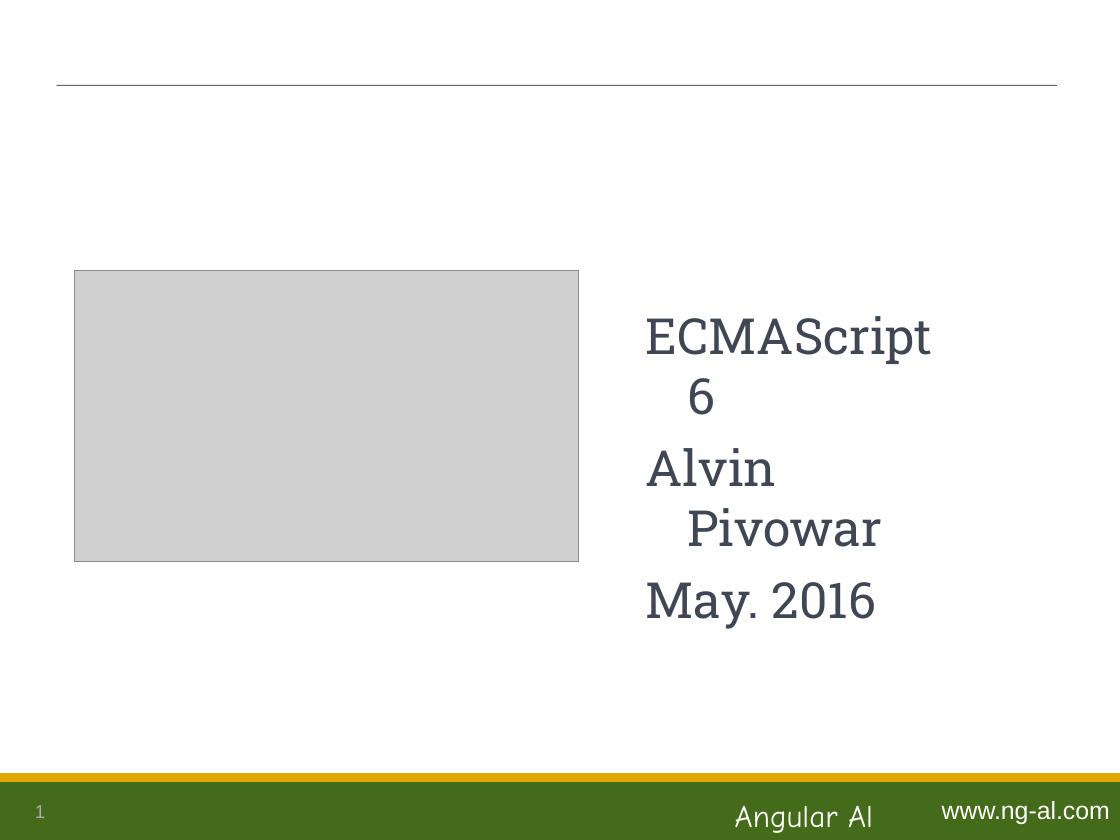
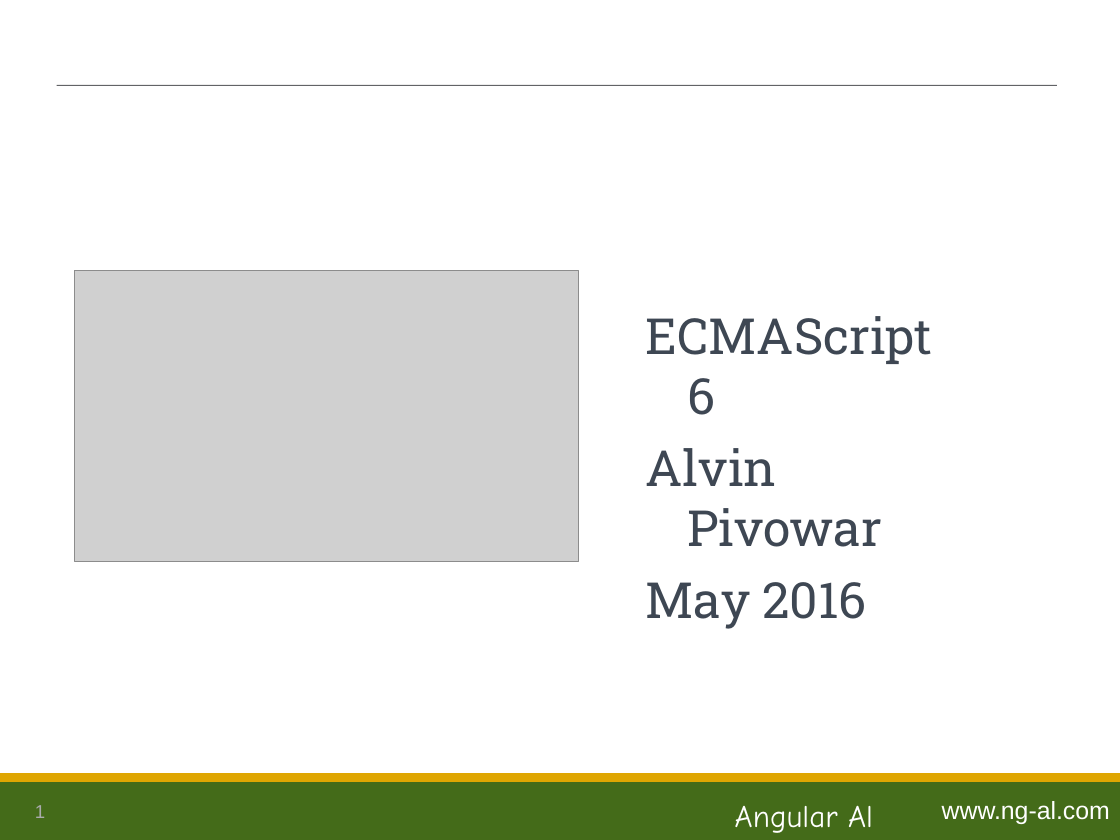
Before and after one commit to ng-al/es6-Intro, a slide deck: slide 1 of es6_Intro.ppt. Drawn at 1120x840 pixels with LibreOffice and Linux fonts; fonts in the diff are those of the drawing; grey boxes stand for pictures. Boxes give left, top, right and bottom in pixels: in the first picture for what was removed or moved away, otherwise in the second. Text is boxed around its words. In the diff, an @@ line names an element or a change of style, - is before the commit and + after.

Commit message:
Updated slides

```diff
--- a/es6_Intro.ppt
+++ b/es6_Intro.ppt
@@ text at (646,582,866,629): text changed @@
-May. 2016
+May 2016
```
Also in this commit, not shown: 1 other slide changed, 1 slide added.
